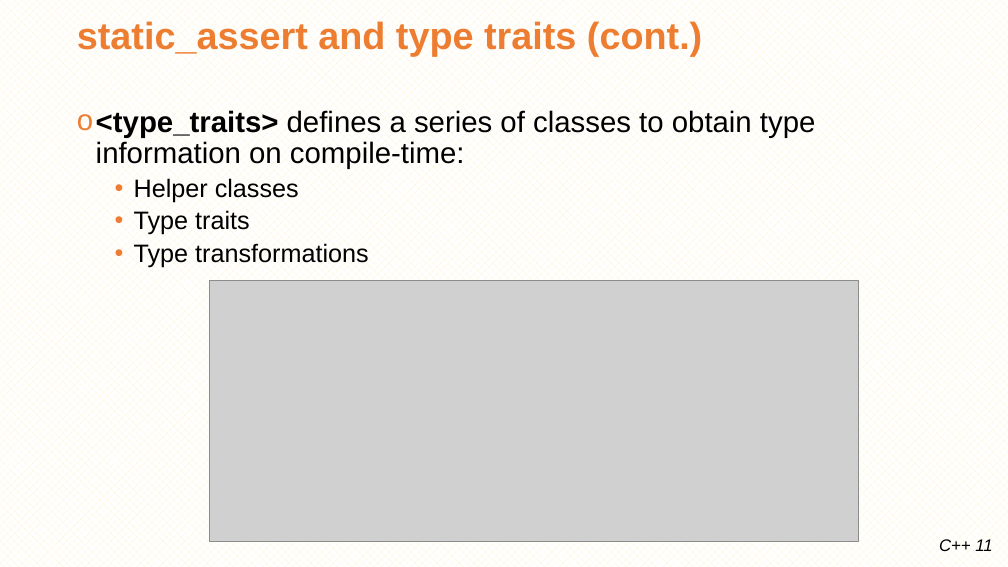
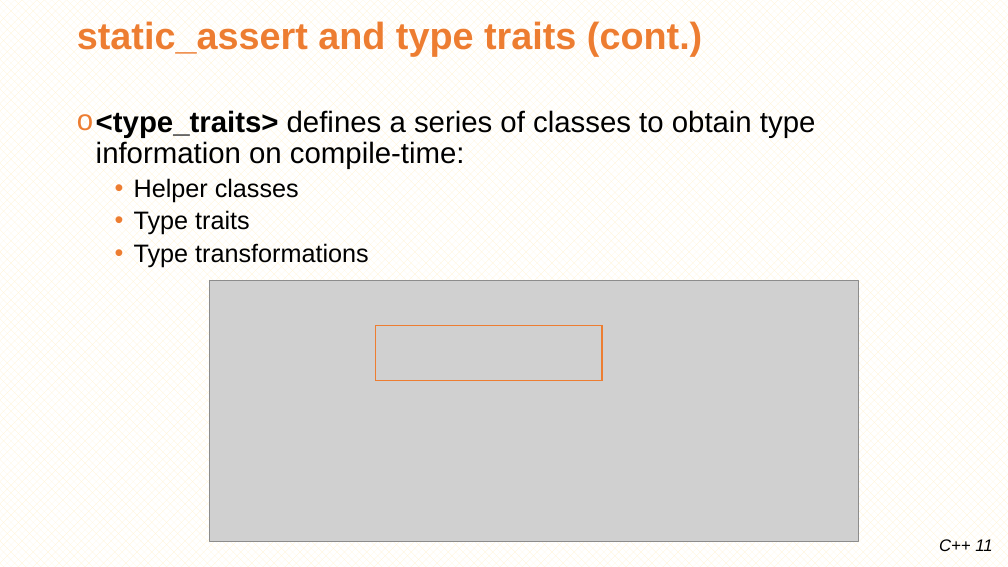
Before and after one commit to minhthedt/hello-world, a slide deck: slide 34 of Training/LG_Training_C++11.pptx. Drawn at 1008x567 pixels with LibreOffice and Linux fonts; fonts in the diff are those of the drawing; grey boxes stand for pictures; background and template pictures are left out. Boxes give left, top, right and bottom in pixels: in the first picture for what was removed or moved away, otherwise in the second. Text is boxed around its words. In the diff, an @@ line names an element or a change of style, - is before the commit and + after.

```diff
--- a/Training/LG_Training_C++11.pptx
+++ b/Training/LG_Training_C++11.pptx
@@ rectangle added at [376, 325, 602, 380], outline #ED7D31 1 pt @@
```
Also in this commit, not shown: 4 other slides changed, 1 slide added.
